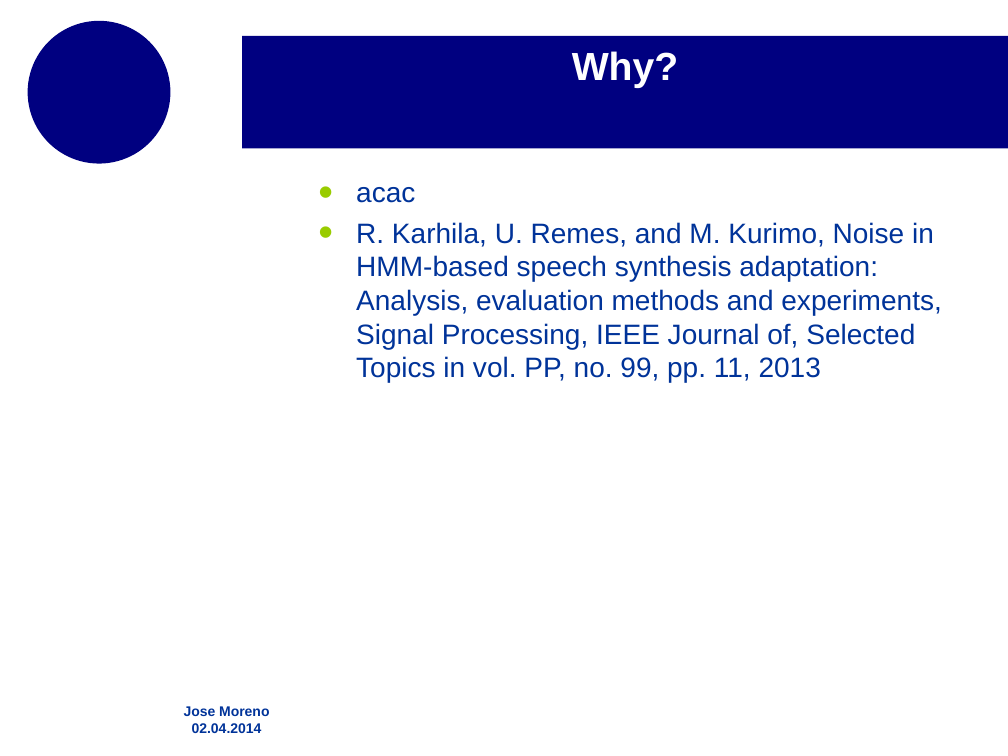
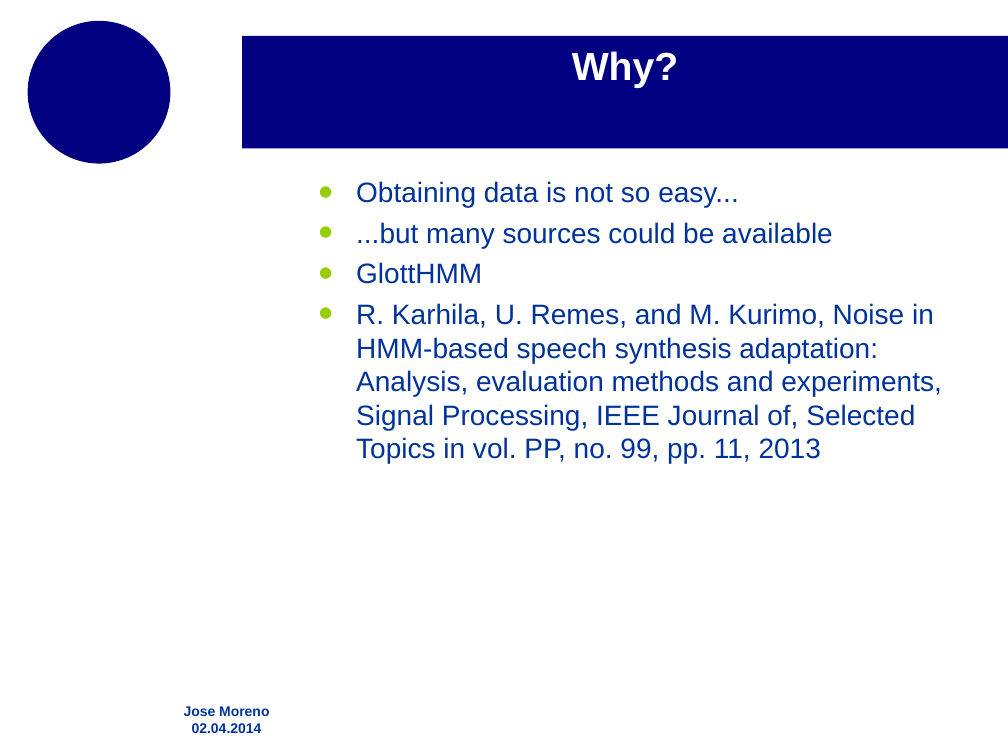
Before and after one commit to josemoreno/PFC_memoria, a slide deck: slide 3 of pres.odp. Drawn at 1008x756 pixels with LibreOffice and Linux fonts; fonts in the diff are those of the drawing; background and template pictures are left out. Boxes give left, top, right and bottom in pixels: in the first picture for what was removed or moved away, otherwise in the second. Text is boxed around its words. In the diff, an @@ line names an element or a change of style, - is before the commit and + after.

Commit message:
ill

```diff
--- a/pres.odp
+++ b/pres.odp
@@ text at (x1=356, y1=181, x2=833, y2=284): text changed @@
-• acac
+• Obtaining data is not so easy...
+• ...but many sources could be available
+• GlottHMM
```
